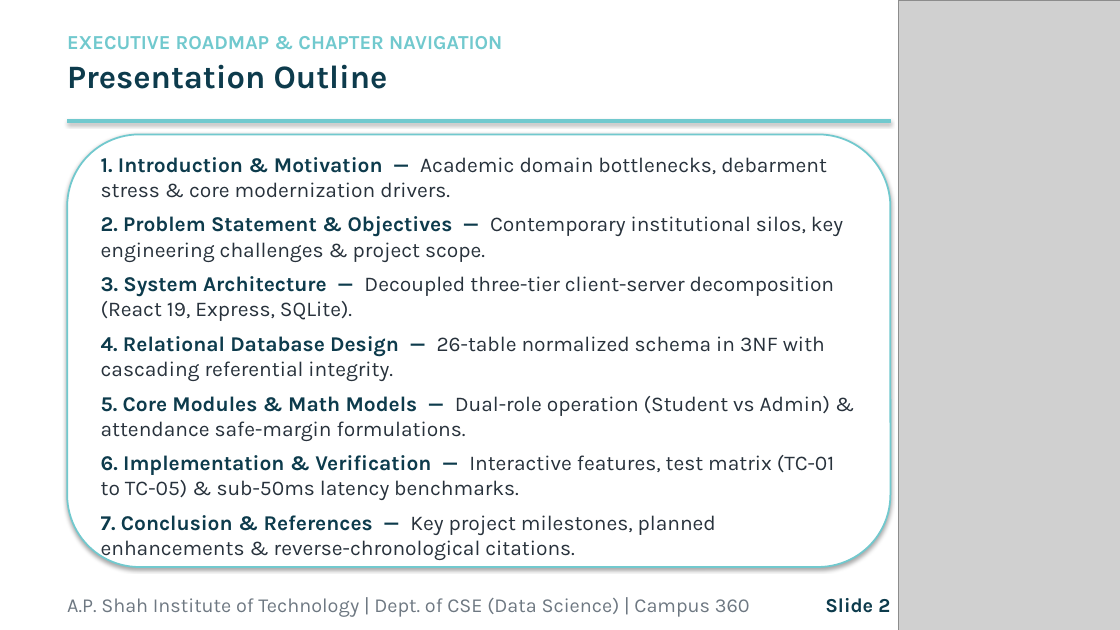
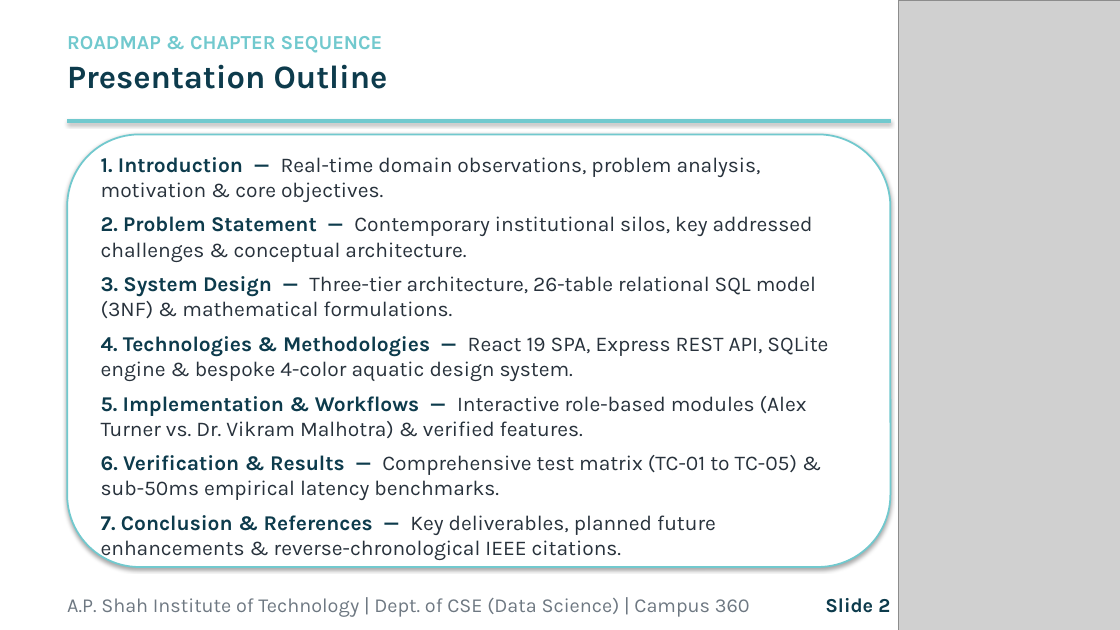
Before and after one commit to Jain07Himanshu/Campus-360, a slide deck: slide 2 of docs/Campus_360_Presentation.pptx. Drawn at 1120x630 pixels with LibreOffice and Linux fonts; fonts in the diff are those of the drawing; grey boxes stand for pictures. Boxes give left, top, right and bottom in pixels: in the first picture for what was removed or moved away, otherwise in the second. Text is boxed around its words. In the diff, an @@ line names an element or a change of style, - is before the commit and + after.

Commit message:
fix(docs): perfect formatting of mini project report, remove wide letter spacing, update academic year to 2026-27, embed high-res diagrams

```diff
--- a/docs/Campus_360_Presentation.pptx
+++ b/docs/Campus_360_Presentation.pptx
@@ text at (x1=67, y1=36, x2=383, y2=53): text changed @@
-EXECUTIVE ROADMAP & CHAPTER NAVIGATION
+ROADMAP & CHAPTER SEQUENCE
@@ text at (x1=101, y1=157, x2=828, y2=561): text changed @@
-1. Introduction & Motivation — Academic domain bottlenecks, debarment stress & core modernization drivers.
-2. Problem Statement & Objectives — Contemporary institutional silos, key engineering challenges & project scope.
-3. System Architecture — Decoupled three-tier client-server decomposition (React 19, Express, SQLite).
-4. Relational Database Design — 26-table normalized schema in 3NF with cascading referential integrity.
-5. Core Modules & Math Models — Dual-role operation (Student vs Admin) & attendance safe-margin formulations.
-6. Implementation & Verification — Interactive features, test matrix (TC-01 to TC-05) & sub-50ms latency benchmarks.
-7. Conclusion & References — Key project milestones, planned enhancements & reverse-chronological citations.
+1. Introduction — Real-time domain observations, problem analysis, motivation & core objectives.
+2. Problem Statement — Contemporary institutional silos, key addressed challenges & conceptual architecture.
+3. System Design — Three-tier architecture, 26-table relational SQL model (3NF) & mathematical formulations.
+4. Technologies & Methodologies — React 19 SPA, Express REST API, SQLite engine & bespoke 4-color aquatic design system.
+5. Implementation & Workflows — Interactive role-based modules (Alex Turner vs. Dr. Vikram Malhotra) & verified features.
+6. Verification & Results — Comprehensive test matrix (TC-01 to TC-05) & sub-50ms empirical latency benchmarks.
+7. Conclusion & References — Key deliverables, planned future enhancements & reverse-chronological IEEE citations.
```
Also in this commit, not shown: 11 other slides changed, 9 slides added, 3 slides removed, 4 other files.
